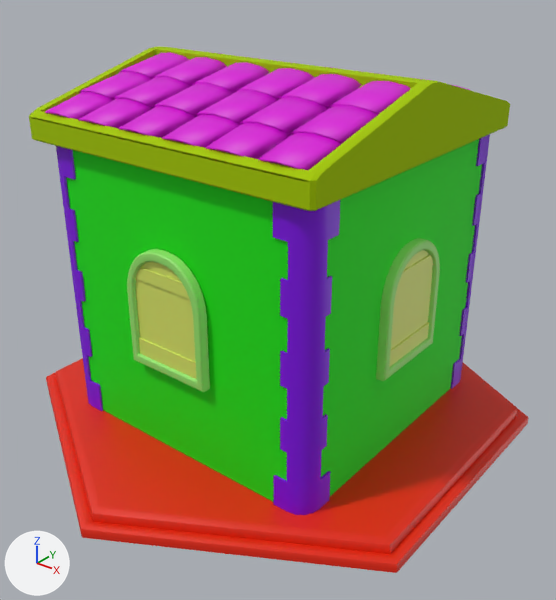
The Blender file Assets/RESOURCES/Models/Shop.blend: old version first, new version second.
Both versions are drawn from a 50 mm camera at (3.16, -3.94, 3.33) aimed at (0.12, -0.14, 0.97). The axes (+X, +Y, +Z) are drawn at lower left. The lights are the same throughout.

In view in the first picture: 'Base', 'Fishbowl', 'Fishbowl.001', 'Fishbowl.002', 'Fishbowl.005', 'Fishbowl.006', 'Fishbowl.007', 'Roof', 'Tiles'.
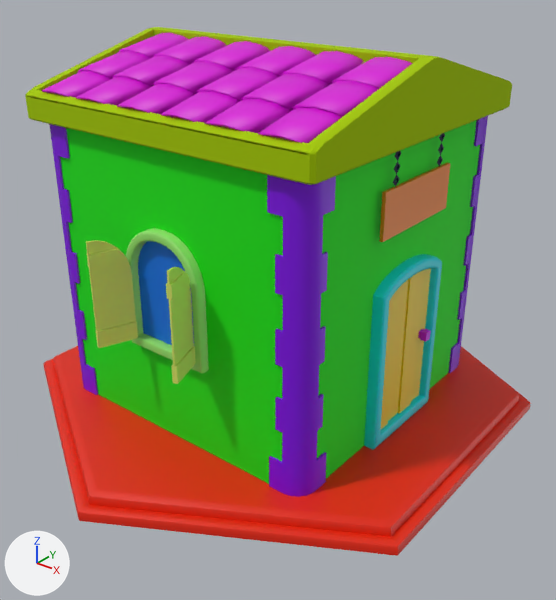
Where the newer file only moved an object's origin or applied its transform, the numbers keep the older frame.

Boxes (x1, y1, x2, y2) around the edits, measured in the pictures (556 x 600 px; the box of a moved part takes in the faces that stretch with it):
'Fishbowl', reshaped, moved, turned: before (66, 139, 482, 502); after (49, 116, 488, 497)
'Base', mesh turned: before (46, 358, 529, 573); after (43, 346, 531, 556)
'Roof', shading changed, moved, turned: before (29, 47, 510, 211); after (25, 27, 512, 185)
'Tiles', moved, turned: before (45, 50, 471, 170); after (42, 33, 413, 143)
'Fishbowl.006', deleted (purple): before (273, 200, 340, 515)
'Fishbowl.007', deleted: before (127, 249, 210, 392)
'Fishbowl.002', deleted: before (376, 238, 440, 381)
'WoodSign', added: after (379, 133, 450, 242)
'Fishbowl.001', deleted (purple): before (56, 146, 103, 411)
'Fishbowl.005', deleted (purple): before (451, 134, 490, 389)
part 1 of me_cube_002, moved or reshaped: before (29, 47, 510, 211); after (25, 27, 512, 185)
part 5 of me_cube, added: after (49, 116, 488, 497)

The change, as a list of edits to the scene's bpy script:
```text
Change me_cube_002:
    used by ob_roof; location = (0.0, 0.0, 1.107); scale = (1.0, 1.0, 0.471)
    remove me_cube_002.from_pydata(...)  # 112 vertices, 106 faces; spans x -1.12..1.12, y -1.12..1.12, z 2.1..3.09
    add me_cube_002.from_pydata(...)  # 112 vertices, 106 faces; spans x -1.12..1.12, y -1.12..1.12, z 4.43..5.41
    me_cube_002 part 1: the whole mesh is moved by (0.0, 0.0, 2.33)
    me_cube_002 part 2: edges marked sharp go from 110 to 111
Change me_cylinder_007:
    where me_cylinder_007.from_pydata(...)  # 360 vertices, 144 faces; spans x -1.06..1.05, y -1.09..1.1, z 2.46..3.06
    used by ob_tiles; location = (0.0, 0.0, 1.107); scale = (1.0, 1.0, 0.471)
    me_cylinder_007 part 3: the whole mesh is moved by (0.0, 0.0, 2.33)
Change me_cylinder_001:
    where me_cylinder_001.from_pydata(...)  # 60 vertices, 55 faces; spans x -1.63..1.63, y -1.89..1.89, z 0.0..0.14
    me_cylinder_001 part 4: the whole mesh is turned -180 degrees about the z axis through its middle, then moved by (0.0, 0.0, 0.13)
Change me_cube:
    used by ob_fishbowl; location = (0.0, 0.0, 0.011); scale = (0.877, 0.877, 0.984)
    remove me_cube.from_pydata(...)  # 40 vertices, 22 faces; spans x -1.17..1.2, y -1.19..1.19, z 0.13..2.13
    add me_cube.from_pydata(...)  # 1680 vertices, 1521 faces; spans x -1.27..1.27, y -1.27..1.55, z 0.13..2.13
    me_cube part 5: 1640 vertices added at x -1.27..1.27, y -1.27..1.55, z 0.13..2.13
    add me_cube.materials.append(mat_doordetails)  # cyan #00d9e7
    add me_cube.materials.append(mat_door)  # yellow #e7cb00
    add me_cube.materials.append(mat_handle)  # purple #ba00e7
    add me_cube.materials.append(mat_windowdetails)  # green #97e770
    add me_cube.materials.append(mat_windowwood)  # yellow #d8e768
    add me_cube.materials.append(mat_window)  # blue #0071e7
    add me_cube.materials.append(mat_builddetails)  # purple #8000e7
Change ob_roof:
    ob_roof.location: (0.0, 0.0, 1.107) -> (-0.001, -0.001, 0.142)
    ob_roof.rotation_euler: (0.0, 0.0, 0.0) -> (0.0, 0.0, -3.142)  # degrees (0, 0, 0) -> degrees (0, 0, -180)
Change ob_tiles:
    ob_tiles.location: (0.0, 0.0, 1.107) -> (-0.001, -0.001, 0.142)
    ob_tiles.rotation_euler: (0.0, 0.0, 0.0) -> (0.0, 0.0, -3.142)  # degrees (0, 0, 0) -> degrees (0, 0, -180)
Change ob_fishbowl:
    ob_fishbowl.location: (0.0, 0.0, 0.011) -> (-0.001, -0.001, 0.142)
    ob_fishbowl.rotation_euler: (0.0, 0.0, 0.0) -> (0.0, 0.0, -3.142)  # degrees (0, 0, 0) -> degrees (0, 0, -180)
Remove ob_fishbowl_002:
    ob_fishbowl_002 = bpy.data.objects.new('Fishbowl.002', me_cube_003)
Remove ob_fishbowl_001:
    ob_fishbowl_001 = bpy.data.objects.new('Fishbowl.001', me_cube_012)
Remove ob_fishbowl_005:
    ob_fishbowl_005 = bpy.data.objects.new('Fishbowl.005', me_cube_014)
Remove ob_fishbowl_006:
    ob_fishbowl_006 = bpy.data.objects.new('Fishbowl.006', me_cube_015)
Remove ob_fishbowl_007:
    ob_fishbowl_007 = bpy.data.objects.new('Fishbowl.007', me_cube_016)
Add ob_woodsign:
    ob_woodsign = bpy.data.objects.new('WoodSign', me_torus_001_1)  # 80 vertices, 78 faces; spans x -16.73..-16.36, y -5.72..5.97, z 14.64..19.42; in mat_metal (dark blue #000642), mat_woodsign (orange #e77e15)
    ob_woodsign.location = (-0.001, -0.001, 0.142)
    ob_woodsign.rotation_euler = (0.0, 0.0, -3.142)  # degrees (0, 0, -180)
    ob_woodsign.scale = (0.0647, 0.0647, 0.108)
```
